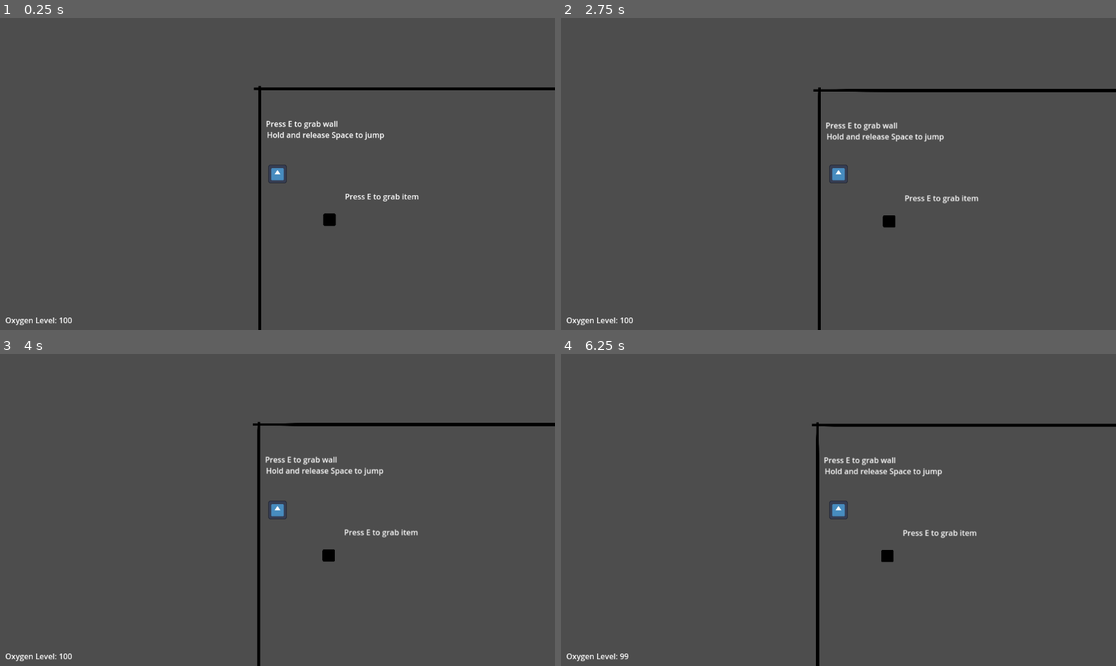
Above: before the commit, frames 1-4 (two rows, left to right).
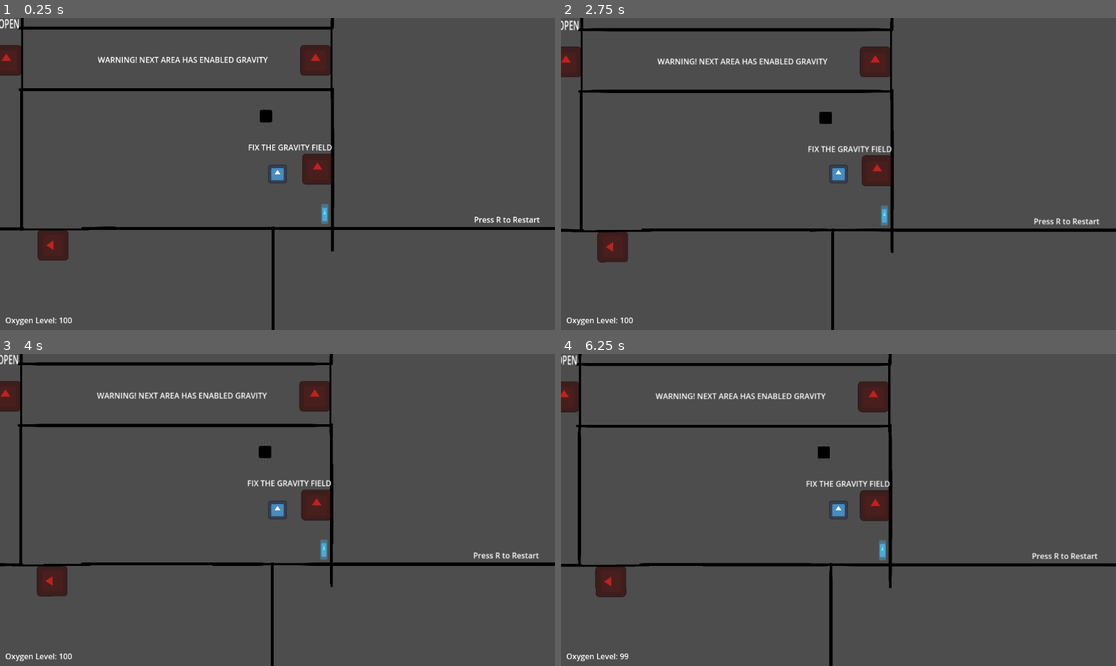
Above: after the commit, the same moments.

Repository: RadekGrzankowski/GravityOfDiscomfort
Game: Godot game, scene res://Levels/Main/main.tscn
Same seed, same stepped clock (60 frames per second), same inputs: the game is played once before the commit and once after it. Before the commit the project starts from res://main.tscn. The engine's default icon, where the game draws it, is replaced by a stand-in: a white triangle on a blue panel in a dark square.
Inputs (mouse positions are in pixels of both pictures, inside the frame that each line leads up to):
- Up to frame 1 (0.25 s): no input
- Up to frame 2 (2.75 s): tap R (restart) at 0.5, 1.25, 2 s; move the mouse to (960, 158) at 0.52 s; hold E (grab) 0.53-1.28 s; tap Space (jump) at 0.77, 0.8, 1.07, 1.35, 1.52, 1.82, 2.3 s; move the mouse to (727, 189) at 1.27 s; tap E (grab) at 1.55 s; move the mouse to (894, 105) at 2.02 s; hold E (grab) from 2.03 s (still down)
- Up to frame 3 (4 s): tap R (restart) at 2.75, 3.5 s; move the mouse to (249, 572) at 2.77 s; release E (grab) at 2.78 s; tap F (interact) at 2.85 s; tap Space (jump) at 3.02, 3.32, 3.77, 3.8 s; tap E (grab) at 3.05 s; move the mouse to (444, 556) at 3.52 s; hold E (grab) from 3.53 s (still down)
- Up to frame 4 (6.25 s): tap Space (jump) at 4.07, 4.35, 4.52, 4.82, 5.3, 6.02 s; tap R (restart) at 4.25 s; move the mouse to (672, 463) at 4.27 s; release E (grab) at 4.28 s; tap E (grab) at 4.55, 6.05 s; move the mouse to (866, 510) at 5.02 s; hold E (grab) 5.03-5.78 s; move the mouse to (755, 432) at 5.77 s; tap F (interact) at 5.85 s

The runs differ from the first frame. In frame 1, 6.8% of the frame differs, in the area x 0-100%, y 0-100%; in frame 2, 7.3%; in frame 3, 7.3%; in frame 4, 7.3%.

Commit message:
Bridge Update
+ Folder cleanup

Diff:
--- a/niewiemkurdebele/box.tscn
+++ b/niewiemkurdebele/Blueprints/Box/box.tscn
@@ -1,7 +1,7 @@
 [gd_scene load_steps=6 format=3 uid="uid://cjr0ycavt6dlm"]
 
 [ext_resource type="Texture2D" uid="uid://cnjuf50kdrs17" path="res://icon.svg" id="1_1fbnt"]
-[ext_resource type="Script" path="res://box.gd" id="1_lp2av"]
+[ext_resource type="Script" path="res://Blueprints/Box/box.gd" id="1_lp2av"]
 
 [sub_resource type="PhysicsMaterial" id="PhysicsMaterial_2o0na"]
 
--- a/niewiemkurdebele/exit.tscn
+++ b/niewiemkurdebele/Blueprints/Exit/exit.tscn
@@ -1,8 +1,8 @@
 [gd_scene load_steps=5 format=3 uid="uid://tmk5q36mw5xf"]
 
-[ext_resource type="Script" path="res://exit.gd" id="1_j4v6l"]
+[ext_resource type="Script" path="res://Blueprints/Exit/exit.gd" id="1_j4v6l"]
 [ext_resource type="Texture2D" uid="uid://cnjuf50kdrs17" path="res://icon.svg" id="1_kc0hs"]
-[ext_resource type="PackedScene" uid="uid://c770eu1a76iam" path="res://wall.tscn" id="3_l884p"]
+[ext_resource type="PackedScene" uid="uid://c770eu1a76iam" path="res://Blueprints/Level Layout/Walls/wall.tscn" id="3_l884p"]
 
 [sub_resource type="RectangleShape2D" id="RectangleShape2D_6iimd"]
 size = Vector2(70, 73)
--- a/niewiemkurdebele/gravity_zone.tscn
+++ b/niewiemkurdebele/Blueprints/Gravity Zone/gravity_zone.tscn
@@ -1,6 +1,6 @@
 [gd_scene load_steps=3 format=3 uid="uid://jh7hd7khf450"]
 
-[ext_resource type="Script" path="res://gravity_zone.gd" id="1_x033p"]
+[ext_resource type="Script" path="res://Blueprints/Gravity Zone/gravity_zone.gd" id="1_x033p"]
 
 [sub_resource type="RectangleShape2D" id="RectangleShape2D_mwol2"]
 size = Vector2(1174, 651)
--- /dev/null
+++ b/niewiemkurdebele/Blueprints/Level Layout/Shapes/line_2d.tscn
@@ -0,0 +1,5 @@
+[gd_scene format=3 uid="uid://ye2r53uusuu"]
+
+[node name="Line2D" type="Line2D"]
+points = PackedVector2Array(0, 0, 176, 16, 320, 64, 424, 168, 448, 320, 416, 464, 320, 576, 176, 632, 0, 648)
+default_color = Color(0, 0, 0, 1)
--- a/niewiemkurdebele/wall.tscn
+++ b/niewiemkurdebele/Blueprints/Level Layout/Walls/wall.tscn
@@ -6,7 +6,7 @@
 b = Vector2(0, 649)
 
 [sub_resource type="RectangleShape2D" id="RectangleShape2D_rim2r"]
-size = Vector2(104, 657)
+size = Vector2(61.5385, 655)
 
 [node name="Wall" type="StaticBody2D"]
 
@@ -22,7 +22,7 @@
 [node name="Grab_Area" type="Area2D" parent="." groups=["SafeWall"]]
 
 [node name="CollisionShape2D" type="CollisionShape2D" parent="Grab_Area"]
-position = Vector2(-1, 318.5)
+position = Vector2(0, 319.5)
 scale = Vector2(0.52, 1)
 shape = SubResource("RectangleShape2D_rim2r")
 debug_color = Color(0.501961, 0.411765, 0.219608, 0.419608)
--- /dev/null
+++ b/niewiemkurdebele/Blueprints/Level Layout/Walls/wall_round.tscn
@@ -0,0 +1,17 @@
+[gd_scene load_steps=2 format=3 uid="uid://dmil7mqbnjn7m"]
+
+[ext_resource type="PackedScene" uid="uid://ye2r53uusuu" path="res://Blueprints/Level Layout/Shapes/line_2d.tscn" id="2_0p14v"]
+
+[node name="Wall_Round" type="StaticBody2D"]
+
+[node name="Grab_Area" type="Area2D" parent="." groups=["SafeWall"]]
+
+[node name="GrabAreaCollision" type="CollisionPolygon2D" parent="Grab_Area"]
+build_mode = 1
+polygon = PackedVector2Array(1, -11, 179, 5, 328, 53, 435, 164, 462, 319, 427, 471, 327, 588, 179, 645, 0, 660, 0, 635, 175, 618, 312, 563, 405, 457, 436, 320, 412, 174, 313, 76, 173, 28, -1, 11)
+
+[node name="Line2D" parent="." instance=ExtResource("2_0p14v")]
+
+[node name="PhysicsCollision" type="CollisionPolygon2D" parent="."]
+build_mode = 1
+polygon = PackedVector2Array(1, -5, 176, 11, 323, 60, 429, 166, 452, 320, 421, 467, 323, 580, 178, 637, 0, 653, 0, 643, 177, 627, 318, 571, 412, 461, 443, 320, 420, 170, 319, 68, 174, 20, 0, 4)
--- a/niewiemkurdebele/oxygen_tank.tscn
+++ b/niewiemkurdebele/Blueprints/Oxygen Tank/oxygen_tank.tscn
@@ -1,6 +1,6 @@
 [gd_scene load_steps=5 format=3 uid="uid://dpl5hp2jm5gu8"]
 
-[ext_resource type="Script" path="res://oxygen_tank.gd" id="1_3ec5f"]
+[ext_resource type="Script" path="res://Blueprints/Oxygen Tank/oxygen_tank.gd" id="1_3ec5f"]
 [ext_resource type="Texture2D" uid="uid://cnjuf50kdrs17" path="res://icon.svg" id="1_ax5s3"]
 
 [sub_resource type="RectangleShape2D" id="RectangleShape2D_hgih0"]
--- /dev/null
+++ b/niewiemkurdebele/Levels/Bridge/bridge.tscn
@@ -0,0 +1,40 @@
+[gd_scene load_steps=4 format=3 uid="uid://dd7ogoug2l1uw"]
+
+[ext_resource type="PackedScene" uid="uid://c770eu1a76iam" path="res://Blueprints/Level Layout/Walls/wall.tscn" id="1_njh0l"]
+[ext_resource type="PackedScene" uid="uid://dmil7mqbnjn7m" path="res://Blueprints/Level Layout/Walls/wall_round.tscn" id="2_ueg0b"]
+[ext_resource type="PackedScene" uid="uid://tmk5q36mw5xf" path="res://Blueprints/Exit/exit.tscn" id="4_sn3f3"]
+
+[node name="Bridge" type="Node2D"]
+rotation = -1.5708
+
+[node name="Wall_Round" parent="." instance=ExtResource("2_ueg0b")]
+position = Vector2(-744, -960)
+rotation = -1.57079
+scale = Vector2(2.84593, 4.01194)
+metadata/_edit_group_ = true
+
+[node name="Wall_Round3" parent="." instance=ExtResource("2_ueg0b")]
+position = Vector2(8, -1536)
+scale = Vector2(2.53065, 2.08083)
+metadata/_edit_group_ = true
+
+[node name="Wall_Round2" parent="." instance=ExtResource("2_ueg0b")]
+position = Vector2(1856, -768)
+rotation = -4.71238
+scale = Vector2(2.84593, 4.01194)
+metadata/_edit_group_ = true
+
+[node name="Wall" parent="." instance=ExtResource("1_njh0l")]
+position = Vector2(-368, -856)
+rotation = -1.57079
+metadata/_edit_group_ = true
+
+[node name="Wall2" parent="." instance=ExtResource("1_njh0l")]
+position = Vector2(152, -856)
+rotation = -1.57079
+metadata/_edit_group_ = true
+
+[node name="Exit2" parent="." instance=ExtResource("4_sn3f3")]
+position = Vector2(1823, -862)
+rotation = 6.27921
+scale = Vector2(1, 1.2)
--- /dev/null
+++ b/niewiemkurdebele/Levels/Main/main.tscn
@@ -0,0 +1,132 @@
+[gd_scene load_steps=9 format=3 uid="uid://dxv1jtcfqhnn"]
+
+[ext_resource type="PackedScene" uid="uid://o6tk0ohnlhnh" path="res://Player/player.tscn" id="1_fhqpf"]
+[ext_resource type="PackedScene" uid="uid://bh6f006kjkel1" path="res://Levels/Playground/level_layout.tscn" id="2_ijmpk"]
+[ext_resource type="PackedScene" uid="uid://tmk5q36mw5xf" path="res://Blueprints/Exit/exit.tscn" id="3_3ccv5"]
+[ext_resource type="PackedScene" uid="uid://cjr0ycavt6dlm" path="res://Blueprints/Box/box.tscn" id="4_4otp8"]
+[ext_resource type="PackedScene" uid="uid://jh7hd7khf450" path="res://Blueprints/Gravity Zone/gravity_zone.tscn" id="5_3p5t0"]
+[ext_resource type="PackedScene" uid="uid://dpl5hp2jm5gu8" path="res://Blueprints/Oxygen Tank/oxygen_tank.tscn" id="6_h3vrc"]
+[ext_resource type="PackedScene" uid="uid://dd7ogoug2l1uw" path="res://Levels/Bridge/bridge.tscn" id="7_hpej8"]
+
+[sub_resource type="LabelSettings" id="LabelSettings_y84ai"]
+
+[node name="Main" type="Node2D"]
+
+[node name="Player" parent="." instance=ExtResource("1_fhqpf")]
+position = Vector2(3104, 520)
+
+[node name="LevelLayout" parent="." instance=ExtResource("2_ijmpk")]
+
+[node name="Exit" parent="." instance=ExtResource("3_3ccv5")]
+position = Vector2(1115, 308)
+
+[node name="Exit2" parent="." instance=ExtResource("3_3ccv5")]
+position = Vector2(1865, 598)
+rotation = 1.57497
+
+[node name="Exit3" parent="." instance=ExtResource("3_3ccv5")]
+position = Vector2(3182, 283)
+is_sluza = true
+
+[node name="Exit5" parent="." instance=ExtResource("3_3ccv5")]
+position = Vector2(2540, 283)
+is_sluza = true
+
+[node name="Exit6" parent="." instance=ExtResource("3_3ccv5")]
+position = Vector2(3186, 509)
+is_gravity_fix = true
+
+[node name="Exit4" parent="." instance=ExtResource("3_3ccv5")]
+position = Vector2(2637, 669)
+rotation = -1.57632
+
+[node name="Box" parent="." instance=ExtResource("4_4otp8")]
+position = Vector2(3080, 400)
+
+[node name="Label" type="Label" parent="."]
+offset_left = 4114.0
+offset_top = 257.0
+offset_right = 4185.0
+offset_bottom = 280.0
+text = "next level ahead"
+
+[node name="Label5" type="Label" parent="."]
+offset_left = 3512.0
+offset_top = 603.0
+offset_right = 3649.0
+offset_bottom = 626.0
+text = "Press R to Restart"
+
+[node name="Label6" type="Label" parent="."]
+offset_left = 13.0
+offset_top = 61.0
+offset_right = 163.0
+offset_bottom = 84.0
+text = "Press E to grab wall"
+
+[node name="Label7" type="Label" parent="."]
+offset_left = 177.0
+offset_top = 212.0
+offset_right = 327.0
+offset_bottom = 235.0
+text = "Press E to grab item"
+
+[node name="Label9" type="Label" parent="."]
+offset_left = 1034.0
+offset_top = 576.0
+offset_right = 1188.0
+offset_bottom = 599.0
+text = "Oxygen"
+
+[node name="Label8" type="Label" parent="."]
+offset_left = 15.0
+offset_top = 84.0
+offset_right = 259.0
+offset_bottom = 107.0
+text = "Hold and release Space to jump"
+
+[node name="Label2" type="Label" parent="."]
+offset_left = 3043.0
+offset_top = 453.0
+offset_right = 3218.0
+offset_bottom = 476.0
+text = "FIX THE GRAVITY FIELD"
+
+[node name="Label3" type="Label" parent="."]
+offset_left = 2731.0
+offset_top = 271.0
+offset_right = 3097.0
+offset_bottom = 294.0
+text = "WARNING! NEXT AREA HAS ENABLED GRAVITY"
+
+[node name="Label4" type="Label" parent="."]
+offset_left = 1981.0
+offset_top = 189.0
+offset_right = 2569.0
+offset_bottom = 212.0
+scale = Vector2(1, 1.58777)
+text = "WARNING! YOU ONLY GOT 30 SECONDS TO ENTER AFTER THE DOOR IS OPEN"
+label_settings = SubResource("LabelSettings_y84ai")
+
+[node name="GravityZone" parent="." instance=ExtResource("5_3p5t0")]
+position = Vector2(3920, 313)
+
+[node name="OxygenTank" parent="." instance=ExtResource("6_h3vrc")]
+position = Vector2(1132, 601)
+
+[node name="OxygenTank2" parent="." instance=ExtResource("6_h3vrc")]
+position = Vector2(1752, 599)
+
+[node name="OxygenTank3" parent="." instance=ExtResource("6_h3vrc")]
+position = Vector2(3202, 603)
+
+[node name="OxygenTank4" parent="." instance=ExtResource("6_h3vrc")]
+position = Vector2(5752, 304)
+
+[node name="OxygenTank5" parent="." instance=ExtResource("6_h3vrc")]
+position = Vector2(5992, 296)
+
+[node name="Bridge" parent="." instance=ExtResource("7_hpej8")]
+position = Vector2(4984, 984)
+rotation = 0.0
+scale = Vector2(0.797573, 0.794619)
--- a/niewiemkurdebele/level_layout.tscn
+++ b/niewiemkurdebele/Levels/Playground/level_layout.tscn
@@ -1,6 +1,7 @@
-[gd_scene load_steps=2 format=3 uid="uid://bh6f006kjkel1"]
+[gd_scene load_steps=3 format=3 uid="uid://bh6f006kjkel1"]
 
-[ext_resource type="PackedScene" uid="uid://c770eu1a76iam" path="res://wall.tscn" id="1_tpm1p"]
+[ext_resource type="PackedScene" uid="uid://c770eu1a76iam" path="res://Blueprints/Level Layout/Walls/wall.tscn" id="1_tpm1p"]
+[ext_resource type="PackedScene" uid="uid://tmk5q36mw5xf" path="res://Blueprints/Exit/exit.tscn" id="2_yug1t"]
 
 [node name="LevelLayout" type="Node2D"]
 position = Vector2(1152, 633)
@@ -69,8 +70,14 @@
 scale = Vector2(1, 2)
 
 [node name="Wall14" parent="." instance=ExtResource("1_tpm1p")]
-position = Vector2(645.988, 3231)
+position = Vector2(638.988, 3238)
 rotation = 1.5708
+scale = Vector2(1, 0.361282)
+
+[node name="Wall22" parent="." instance=ExtResource("1_tpm1p")]
+position = Vector2(243.988, 3236)
+rotation = 1.5708
+scale = Vector2(-0.966717, 0.378636)
 
 [node name="Wall15" parent="." instance=ExtResource("1_tpm1p")]
 position = Vector2(700.992, 2066)
@@ -94,3 +101,7 @@
 [node name="Wall" parent="." instance=ExtResource("1_tpm1p")]
 position = Vector2(633.004, -1152)
 rotation = 1.5708
+
+[node name="Exit" parent="." instance=ExtResource("2_yug1t")]
+position = Vector2(325.988, 3202)
+rotation = 1.57366
--- a/niewiemkurdebele/player.tscn
+++ b/niewiemkurdebele/Player/player.tscn
@@ -1,7 +1,7 @@
 [gd_scene load_steps=5 format=3 uid="uid://o6tk0ohnlhnh"]
 
 [ext_resource type="Texture2D" uid="uid://cnjuf50kdrs17" path="res://icon.svg" id="1_4flbx"]
-[ext_resource type="Script" path="res://player.gd" id="1_lobu1"]
+[ext_resource type="Script" path="res://Player/player.gd" id="1_lobu1"]
 
 [sub_resource type="RectangleShape2D" id="RectangleShape2D_7axup"]
 
--- a/niewiemkurdebele/main.tscn
+++ /dev/null
@@ -1,120 +0,0 @@
-[gd_scene load_steps=8 format=3 uid="uid://dxv1jtcfqhnn"]
-
-[ext_resource type="PackedScene" uid="uid://o6tk0ohnlhnh" path="res://player.tscn" id="2_1bvp3"]
-[ext_resource type="PackedScene" uid="uid://bh6f006kjkel1" path="res://level_layout.tscn" id="2_8c8mv"]
-[ext_resource type="PackedScene" uid="uid://tmk5q36mw5xf" path="res://exit.tscn" id="3_vengv"]
-[ext_resource type="PackedScene" uid="uid://cjr0ycavt6dlm" path="res://box.tscn" id="4_8ylr7"]
-[ext_resource type="PackedScene" uid="uid://jh7hd7khf450" path="res://gravity_zone.tscn" id="5_003eh"]
-[ext_resource type="PackedScene" uid="uid://dpl5hp2jm5gu8" path="res://oxygen_tank.tscn" id="6_8shyy"]
-
-[sub_resource type="LabelSettings" id="LabelSettings_y84ai"]
-
-[node name="Main" type="Node2D"]
-
-[node name="Player" parent="." instance=ExtResource("2_1bvp3")]
-position = Vector2(37, 177)
-
-[node name="LevelLayout" parent="." instance=ExtResource("2_8c8mv")]
-
-[node name="Exit" parent="." instance=ExtResource("3_vengv")]
-position = Vector2(1115, 308)
-
-[node name="Exit2" parent="." instance=ExtResource("3_vengv")]
-position = Vector2(1865, 598)
-rotation = 1.57497
-
-[node name="Exit3" parent="." instance=ExtResource("3_vengv")]
-position = Vector2(3182, 283)
-is_sluza = true
-
-[node name="Exit5" parent="." instance=ExtResource("3_vengv")]
-position = Vector2(2540, 283)
-is_sluza = true
-
-[node name="Exit6" parent="." instance=ExtResource("3_vengv")]
-position = Vector2(3186, 509)
-is_gravity_fix = true
-
-[node name="Exit4" parent="." instance=ExtResource("3_vengv")]
-position = Vector2(2637, 669)
-rotation = -1.57632
-
-[node name="Box" parent="." instance=ExtResource("4_8ylr7")]
-position = Vector2(145, 272)
-
-[node name="Label" type="Label" parent="."]
-offset_left = 4114.0
-offset_top = 257.0
-offset_right = 4185.0
-offset_bottom = 280.0
-text = "YOU WIN"
-
-[node name="Label5" type="Label" parent="."]
-offset_left = 3512.0
-offset_top = 603.0
-offset_right = 3649.0
-offset_bottom = 626.0
-text = "Press R to Restart"
-
-[node name="Label6" type="Label" parent="."]
-offset_left = 13.0
-offset_top = 61.0
-offset_right = 163.0
-offset_bottom = 84.0
-text = "Press E to grab wall"
-
-[node name="Label7" type="Label" parent="."]
-offset_left = 177.0
-offset_top = 212.0
-offset_right = 327.0
-offset_bottom = 235.0
-text = "Press E to grab item"
-
-[node name="Label9" type="Label" parent="."]
-offset_left = 1034.0
-offset_top = 576.0
-offset_right = 1188.0
-offset_bottom = 599.0
-text = "Oxygen"
-
-[node name="Label8" type="Label" parent="."]
-offset_left = 15.0
-offset_top = 84.0
-offset_right = 259.0
-offset_bottom = 107.0
-text = "Hold and release Space to jump"
-
-[node name="Label2" type="Label" parent="."]
-offset_left = 3043.0
-offset_top = 453.0
-offset_right = 3218.0
-offset_bottom = 476.0
-text = "FIX THE GRAVITY FIELD"
-
-[node name="Label3" type="Label" parent="."]
-offset_left = 2731.0
-offset_top = 271.0
-offset_right = 3097.0
-offset_bottom = 294.0
-text = "WARNING! NEXT AREA HAS ENABLED GRAVITY"
-
-[node name="Label4" type="Label" parent="."]
-offset_left = 1981.0
-offset_top = 189.0
-offset_right = 2569.0
-offset_bottom = 212.0
-scale = Vector2(1, 1.58777)
-text = "WARNING! YOU ONLY GOT 30 SECONDS TO ENTER AFTER THE DOOR IS OPEN"
-label_settings = SubResource("LabelSettings_y84ai")
-
-[node name="GravityZone" parent="." instance=ExtResource("5_003eh")]
-position = Vector2(3920, 313)
-
-[node name="OxygenTank" parent="." instance=ExtResource("6_8shyy")]
-position = Vector2(1132, 601)
-
-[node name="OxygenTank2" parent="." instance=ExtResource("6_8shyy")]
-position = Vector2(1752, 599)
-
-[node name="OxygenTank3" parent="." instance=ExtResource("6_8shyy")]
-position = Vector2(3202, 603)
--- a/niewiemkurdebele/project.godot
+++ b/niewiemkurdebele/project.godot
@@ -11,7 +11,7 @@
 [application]
 
 config/name="NieWiemKurdeBele"
-run/main_scene="res://main.tscn"
+run/main_scene="res://Levels/Main/main.tscn"
 config/features=PackedStringArray("4.2", "Forward Plus")
 config/icon="res://icon.svg"
 
Renamed: niewiemkurdebele/box.gd -> niewiemkurdebele/Blueprints/Box/box.gd
Renamed: niewiemkurdebele/exit.gd -> niewiemkurdebele/Blueprints/Exit/exit.gd
Renamed: niewiemkurdebele/gravity_zone.gd -> niewiemkurdebele/Blueprints/Gravity Zone/gravity_zone.gd
Renamed: niewiemkurdebele/oxygen_tank.gd -> niewiemkurdebele/Blueprints/Oxygen Tank/oxygen_tank.gd
Renamed: niewiemkurdebele/player.gd -> niewiemkurdebele/Player/player.gd
